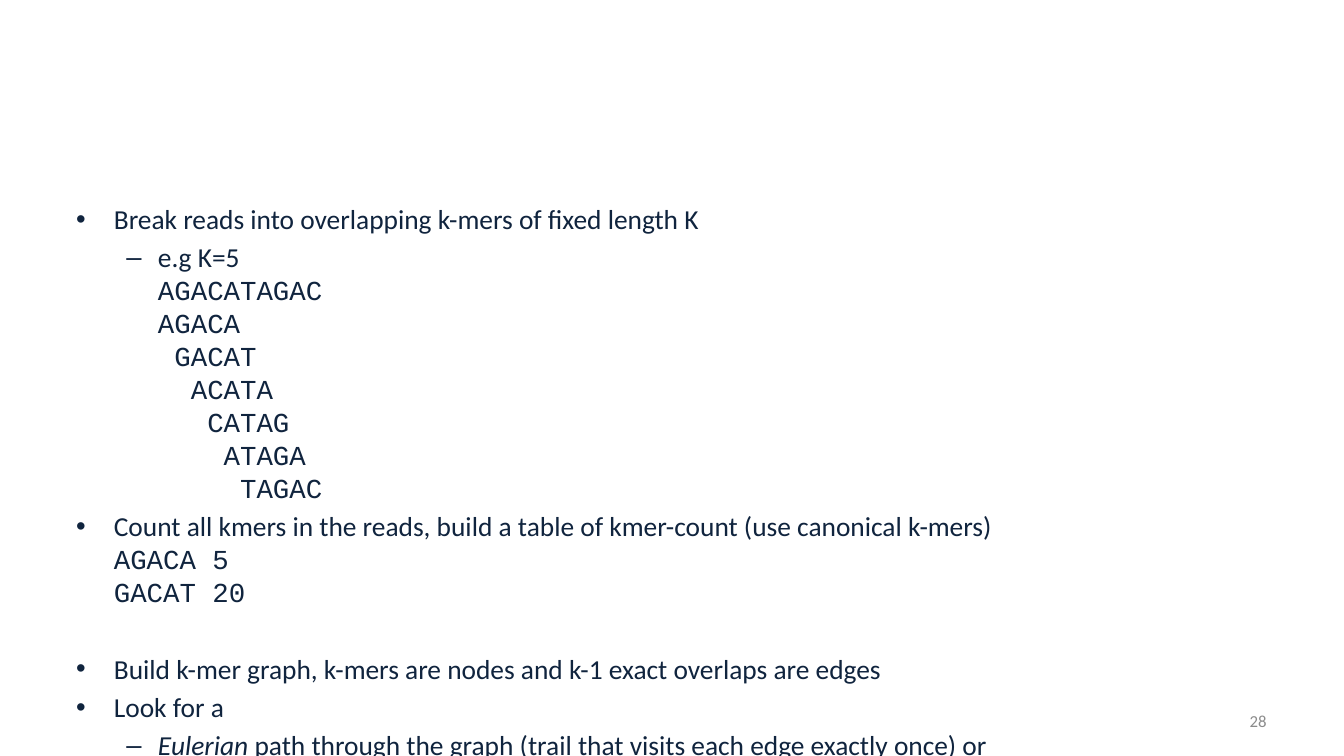
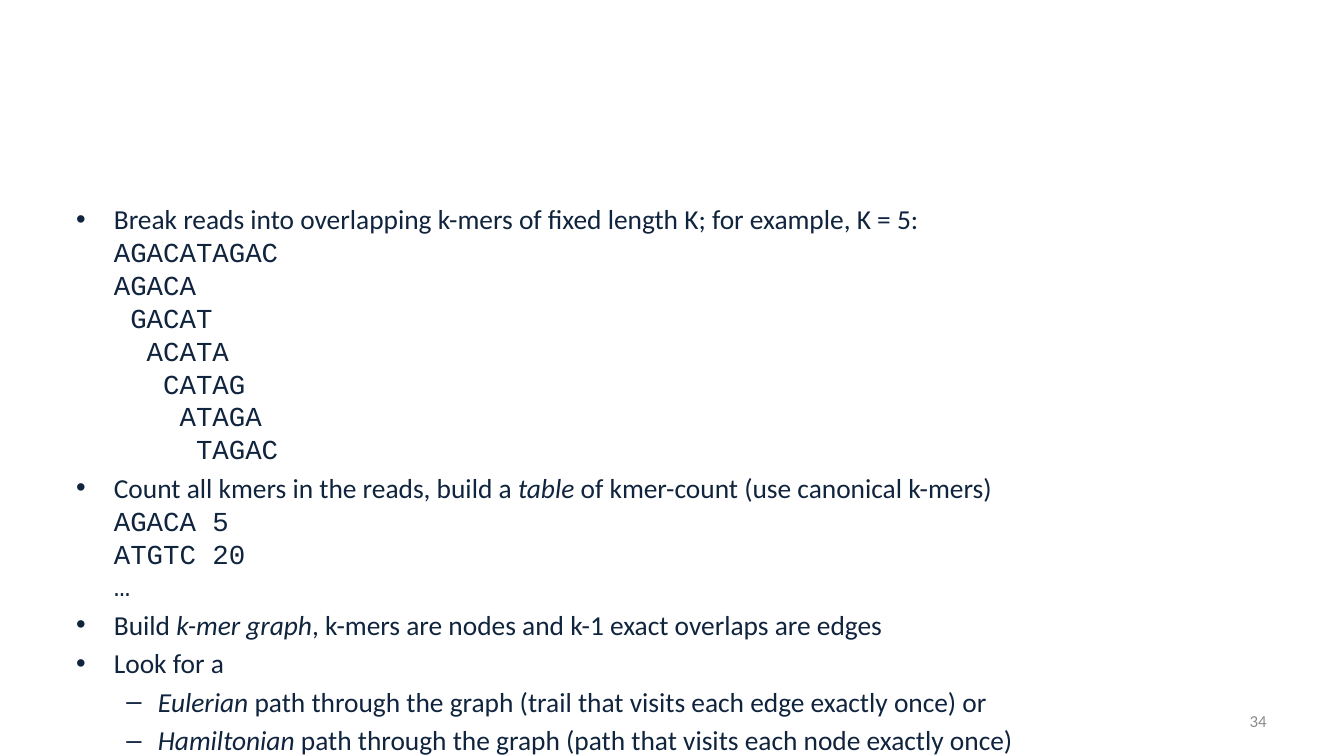
Before and after one commit to alekseyzimin/BME-Algorithms-for-Analysis-of-Genomic-Data, a slide deck: slide 34 of Fall 2026/Week 5 -- Genome Assembly Algorithms.pptx (slide 28 before the commit). Drawn at 1344x756 pixels with LibreOffice and Linux fonts; fonts in the diff are those of the drawing; background and template pictures are left out. Boxes give left, top, right and bottom in pixels: in the first picture for what was removed or moved away, otherwise in the second. Text is boxed around its words. In the diff, an @@ line names an element or a change of style, - is before the commit and + after.

```diff
--- a/Fall 2026/Week 5 -- Genome Assembly Algorithms.pptx
+++ b/Fall 2026/Week 5 -- Genome Assembly Algorithms.pptx
@@ text at box(114, 210, 991, 565): text changed @@
-• Break reads into overlapping k-mers of fixed length K
-  – e.g K=5
-    AGACATAGAC
-    AGACA
-    GACAT
-    ACATA
-    CATAG
-    ATAGA
-    TAGAC
-• Count all kmers in the reads, build a table of kmer-count (use canonical k-mers)
-  AGACA 5
-  GACAT 20
+• Break reads into overlapping k-mers of fixed length K; for example, K = 5:
+  AGACATAGAC
+  AGACA
+  GACAT
+  ACATA
+  CATAG
+  ATAGA
+  TAGAC
+• Count all kmers in the reads, build a table of kmer-count (use canonical k-mers)
+  AGACA 5
+  ATGTC 20
+  …
@@ text at box(114, 616, 882, 640): italic on in "k-mer graph," @@
@@ page number at box(1250, 716, 1267, 727): text changed @@
-28
+34
```
Also in this commit, not shown: 9 other slides changed, 6 slides added.
